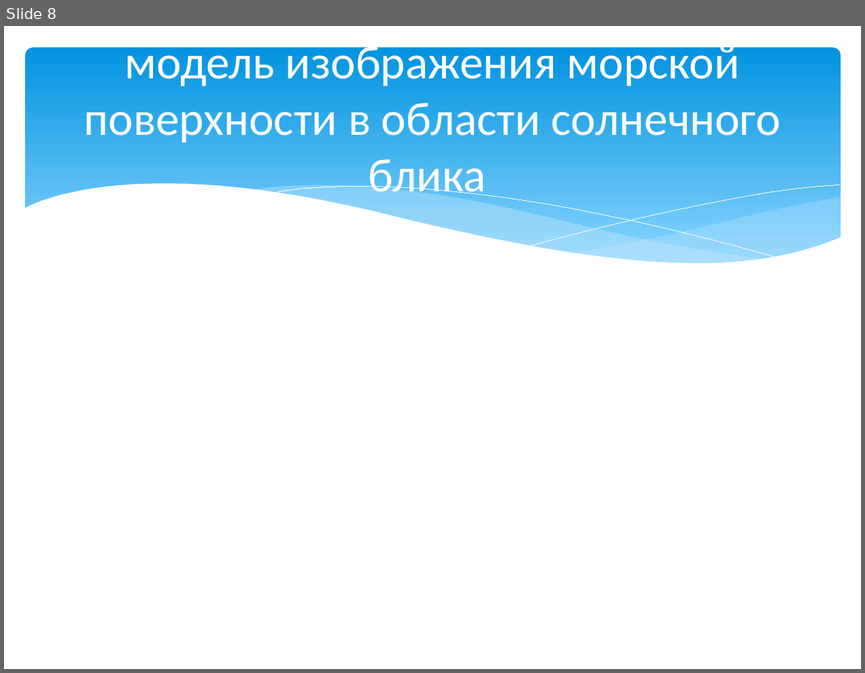
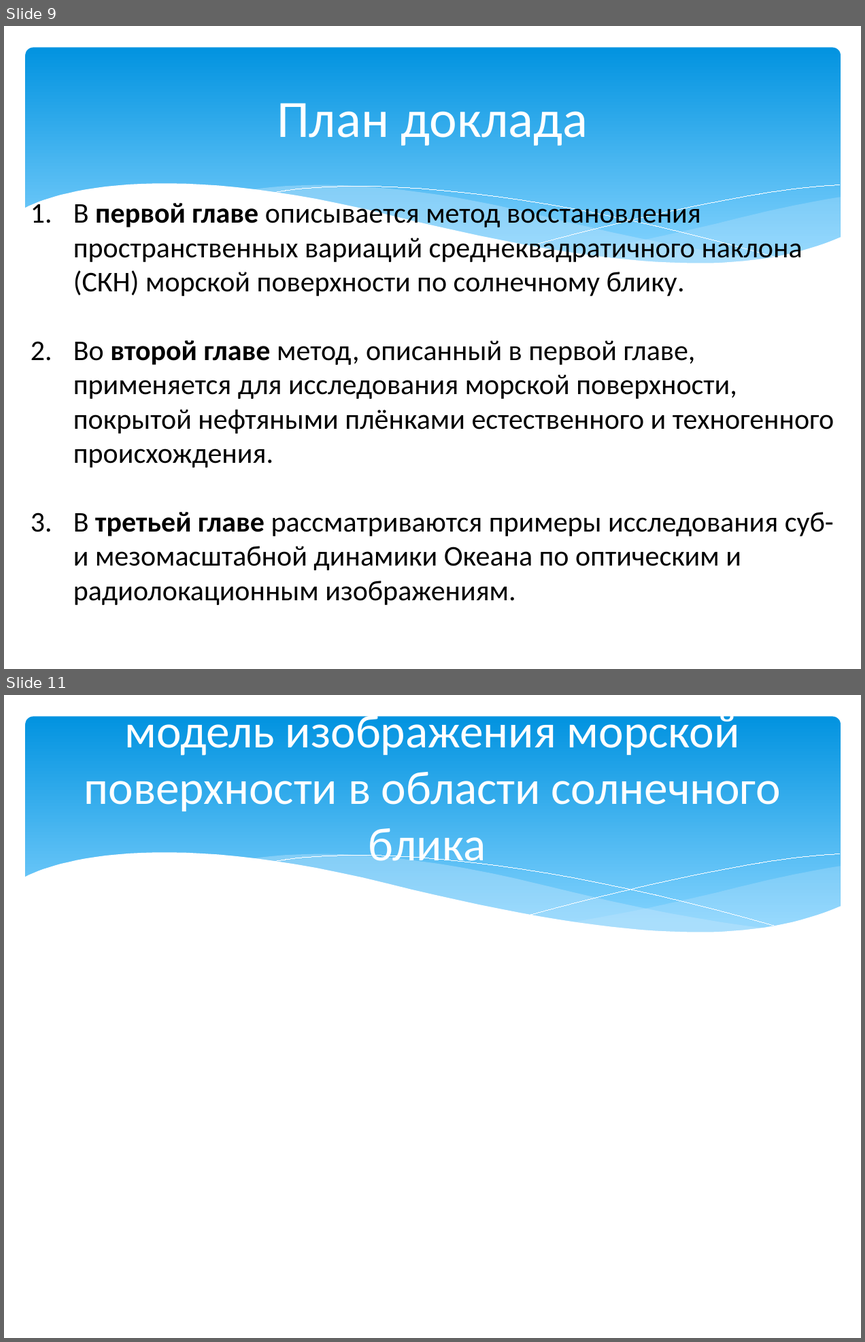
Before and after one commit to magican/Disser, a slide deck: Мясоедов_2014.pptx. Shown one above the other, each under a label of ours: slide 8 before the commit, slides 9 and 11 after it; the slides between them are not shown. The pictures are 865x673 and 865x1342 pixels, drawn with LibreOffice and Linux fonts; fonts in the diff are those of the drawing. Boxes give left, top, right and bottom in pixels: in the first picture for what was removed or moved away, otherwise in the second. Text is boxed around its words. In the diff, an @@ line names an element or a change of style, - is before the commit and + after.

```diff
--- a/Мясоедов_2014.pptx
+++ b/Мясоедов_2014.pptx
@@ slide 9 added at (x1=4, y1=26, x2=861, y2=669), background #FFFFFF; not listed: 6 template elements that a slide beside it also shows @@
@@ title added at (x1=277, y1=103, x2=587, y2=146), 44 pt, text #FFFFFF @@
+План доклада
@@ text added at (x1=73, y1=199, x2=834, y2=605), 24 pt, text #000000 @@
+1. В первой главе описывается метод восстановления пространственных вариаций среднеквадратичного наклона (СКН) морской поверхности по солнечному блику.
+2. Во второй главе метод, описанный в первой главе, применяется для исследования морской поверхности, покрытой нефтяными плёнками естественного и техногенного происхождения.
+3. В третьей главе рассматриваются примеры исследования суб- и мезомасштабной динамики Океана по оптическим и радиолокационным изображениям.
@@ what was slide 8 is now slide 11 @@
```
Also in this commit, not shown: 7 slides changed, 2 other slides added.
